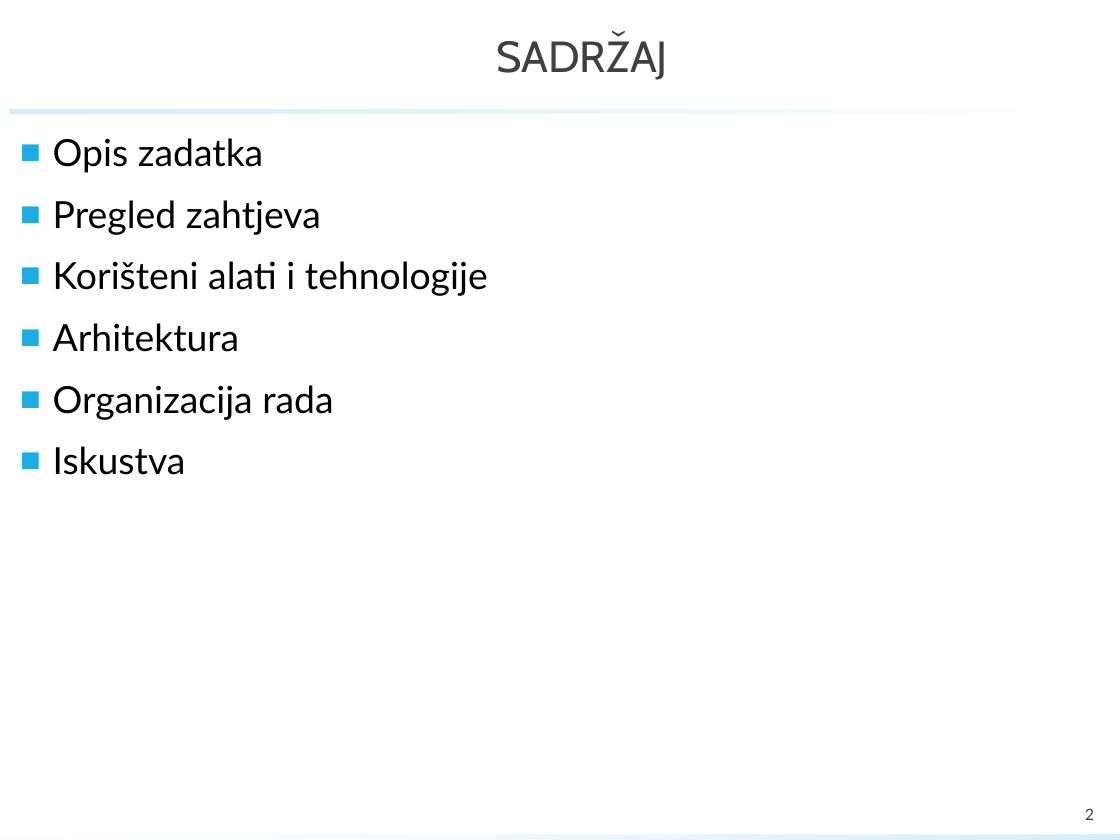
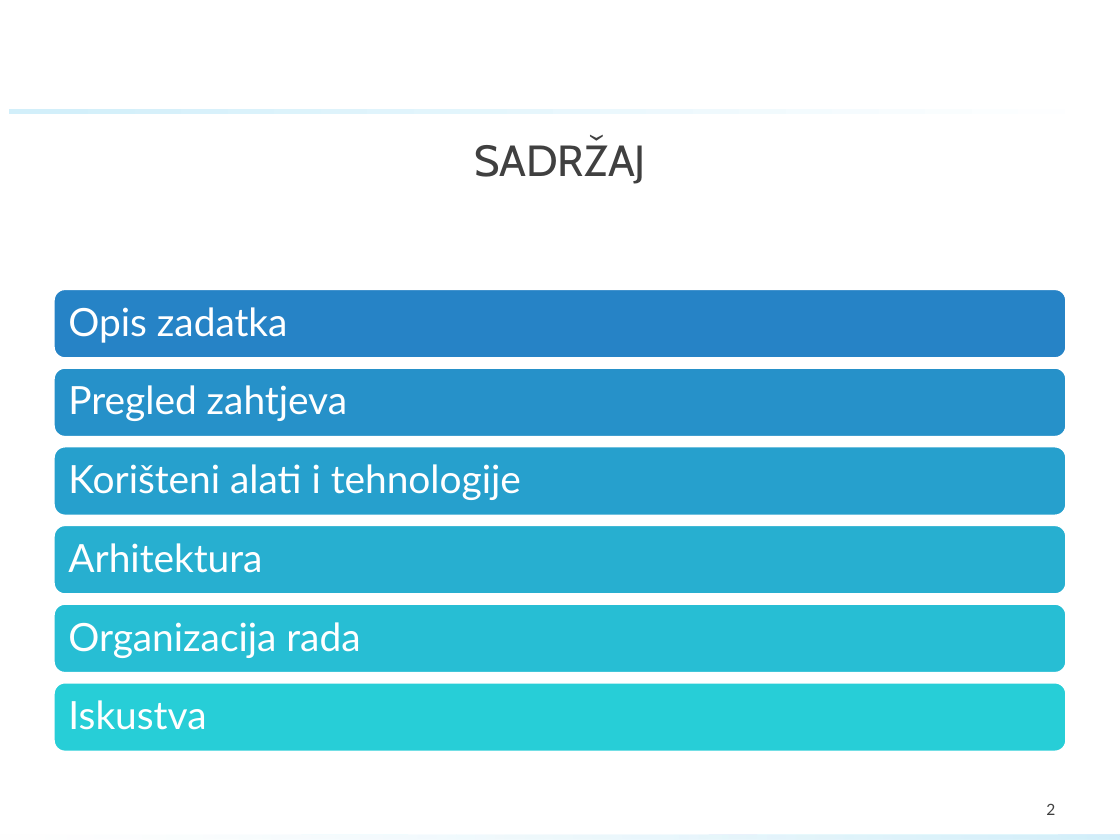
Before and after one commit to GolubIvan/Programsko-inzenjerstvo, a slide deck: slide 2 of PROINZ_TGxx.x_naziv_app.pptx. Drawn at 1120x840 pixels with LibreOffice and Linux fonts; fonts in the diff are those of the drawing; background and template pictures are left out. Boxes give left, top, right and bottom in pixels: in the first picture for what was removed or moved away, otherwise in the second. Text is boxed around its words. In the diff, an @@ line names an element or a change of style, - is before the commit and + after.

```diff
--- a/PROINZ_TGxx.x_naziv_app.pptx
+++ b/PROINZ_TGxx.x_naziv_app.pptx
@@ title "SADRŽAJ": place and size @@
-title "SADRŽAJ" at [496, 35, 668, 80]
+title "SADRŽAJ" at [474, 139, 646, 184]
@@ text removed at [53, 138, 488, 475] @@
-■ Opis zadatka
-■ Pregled zahtjeva
-■ Korišteni alati i tehnologije
-■ Arhitektura
-■ Organizacija rada
-■ Iskustva
@@ group added at [54, 289, 1067, 752]: 6 rounded rectangles, 6 texts @@
+Opis zadatka
+Pregled zahtjeva
+Korišteni alati i tehnologije
+Arhitektura
+Organizacija rada
+Iskustva
@@ page number: place and size @@
-page number at [1085, 808, 1094, 820]
+page number at [1046, 803, 1055, 815]
@@ page number at [1046, 803, 1055, 815]: more space between paragraphs @@
```
Also in this commit, not shown: 5 other slides changed, 6 slides added, 4 slides removed.
